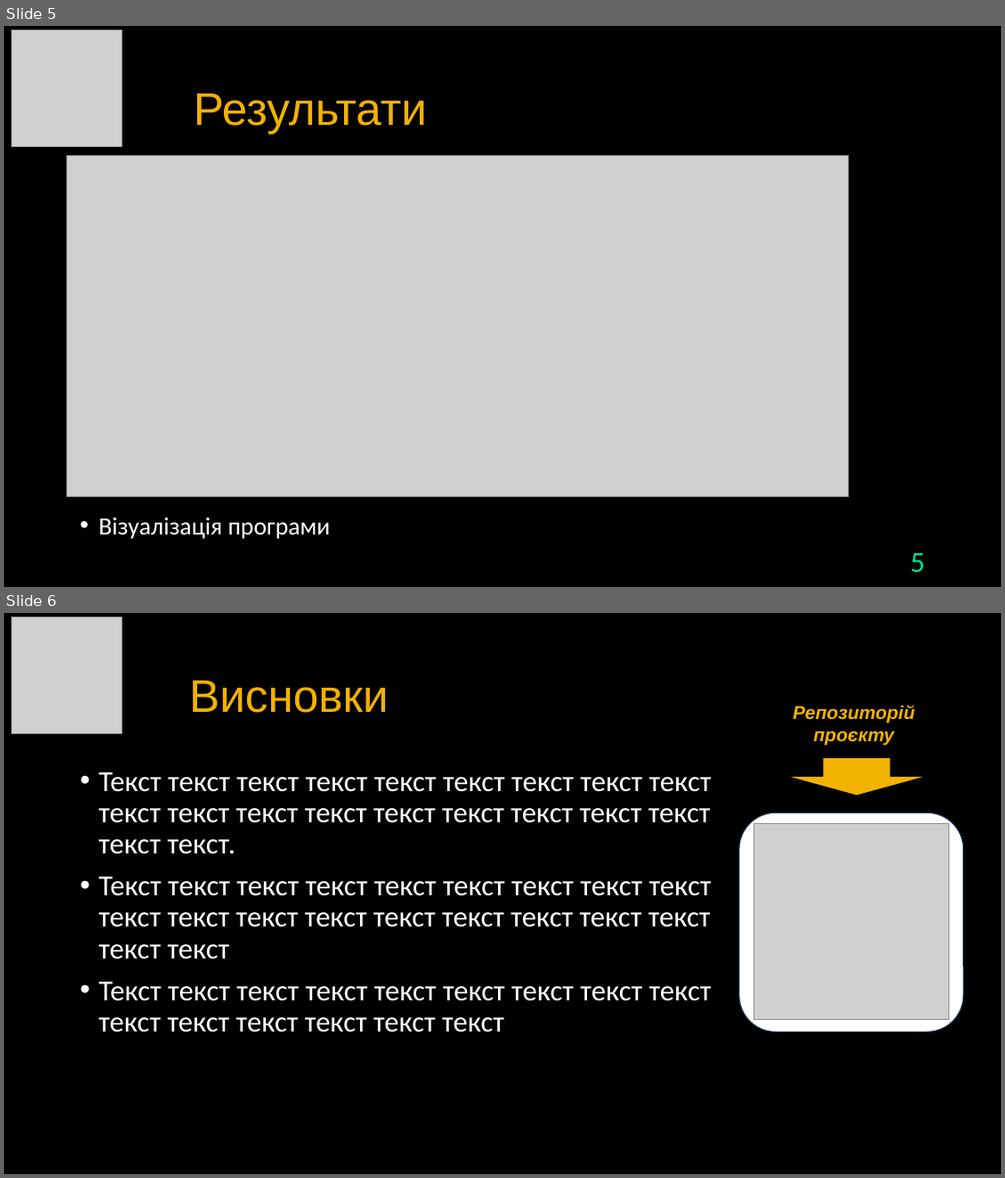
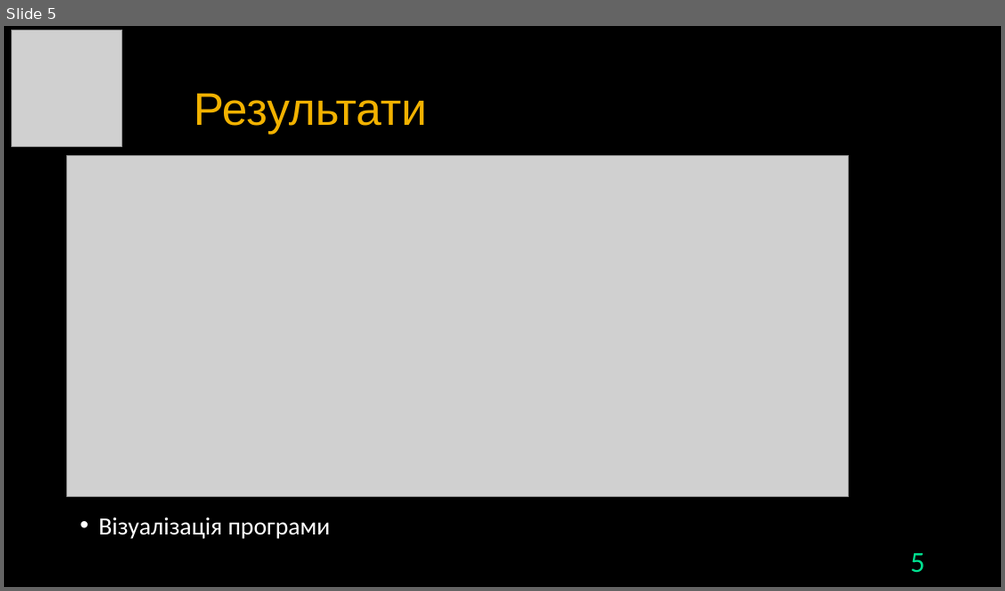
Before and after one commit to Vlad-lokk/diplom, a slide deck: diplom.pptx. Shown one above the other, each under a label of ours: slides 5 and 6 before the commit, slide 5 after it. The pictures are 1005x1178 and 1005x591 pixels, drawn with LibreOffice and Linux fonts; fonts in the diff are those of the drawing; grey boxes stand for pictures. Boxes give left, top, right and bottom in pixels: in the first picture for what was removed or moved away, otherwise in the second. Text is boxed around its words. In the diff, an @@ line names an element or a change of style, - is before the commit and + after.

```diff
--- a/diplom.pptx
+++ b/diplom.pptx
@@ slide 6 removed at (x1=4, y1=613, x2=1001, y2=1174), background #000000 @@
@@ picture removed at (x1=11, y1=617, x2=122, y2=733) @@
@@ title removed at (x1=189, y1=680, x2=388, y2=713) @@
-Висновки
@@ text removed at (x1=793, y1=705, x2=914, y2=746) @@
-Репозиторій проєкту
@@ text removed at (x1=98, y1=772, x2=712, y2=1032) @@
-• Текст текст текст текст текст текст текст текст текст текст текст текст текст текст текст текст текст текст текст текст.
-• Текст текст текст текст текст текст текст текст текст текст текст текст текст текст текст текст текст текст текст текст
-• Текст текст текст текст текст текст текст текст текст текст текст текст текст текст текст
@@ down arrow removed at (x1=790, y1=758, x2=923, y2=795) @@
@@ rounded rectangle removed at (x1=739, y1=812, x2=963, y2=1032) @@
@@ picture removed at (x1=754, y1=824, x2=949, y2=1019) @@
```
Also in this commit, not shown: 1 slide changed, 1 slide added.
